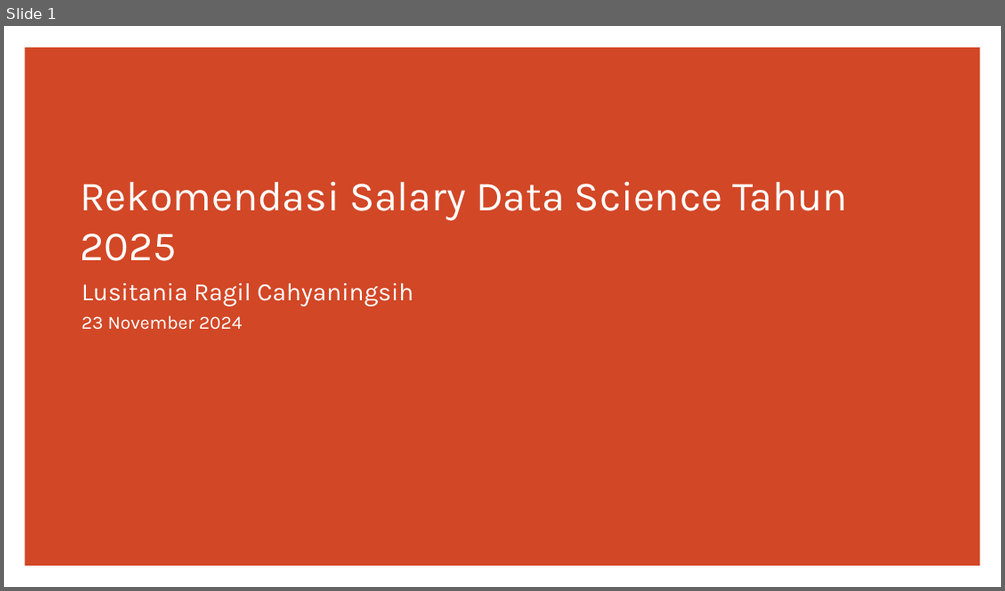
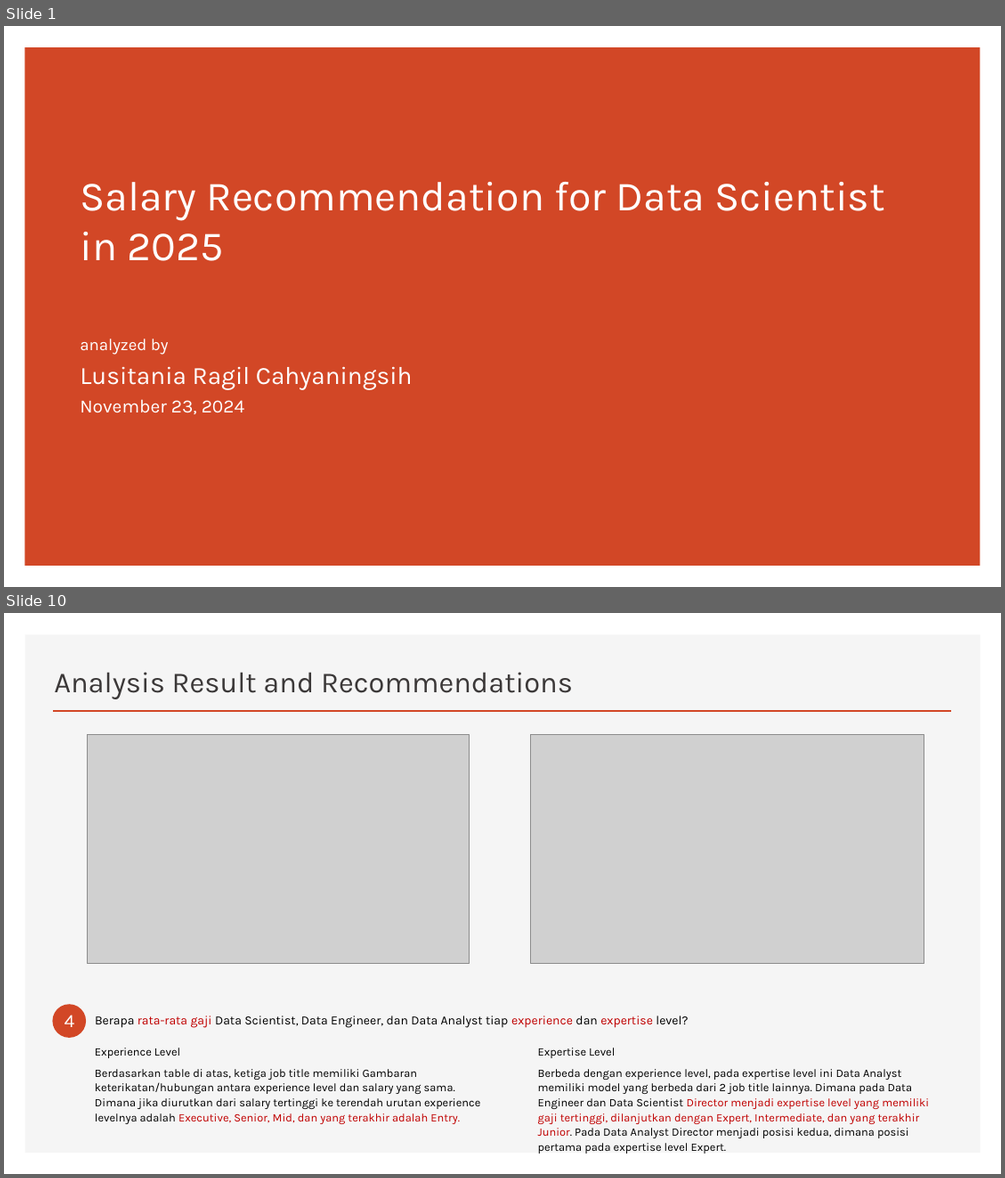
Before and after one commit to CODA-Assignment-Bay/p1-coda001-rmt-m2-lusitaniarc, a slide deck: P1M2_lusitania.pptx. Shown one above the other, each under a label of ours: slide 1 before the commit, slides 1 and 10 after it; the slides between them are not shown. The pictures are 1005x591 and 1005x1178 pixels, drawn with LibreOffice and Linux fonts; fonts in the diff are those of the drawing; grey boxes stand for pictures. Boxes give left, top, right and bottom in pixels: in the first picture for what was removed or moved away, otherwise in the second. Text is boxed around its words. In the diff, an @@ line names an element or a change of style, - is before the commit and + after.

```diff
--- a/P1M2_lusitania.pptx
+++ b/P1M2_lusitania.pptx
@@ slide 10 added at (4,613,1001,1174), background #FFFFFF @@
@@ rectangle added at (25,634,980,1153), fill #F5F5F5 @@
@@ title added at (54,672,573,699), 28 pt, text #3B3838 @@
+Analysis Result and Recommendations
@@ line added from (53, 711) to (952, 711), #D24726 2 pt @@
@@ picture added at (88,734,469,963) @@
@@ picture added at (531,734,923,963) @@
@@ ellipse added at (53,1004,86,1038), fill #D24726 @@
@@ text added at (65,1014,75,1027), 18 pt, text #FFFFFF @@
+4
@@ text added at (95,1015,688,1028), 12 pt, text #000000 @@
+Berapa rata-rata gaji Data Scientist, Data Engineer, dan Data Analyst tiap experience dan expertise level?
@@ text added at (95,1047,480,1124), 11 pt, text #000000 @@
+Experience Level
+Berdasarkan table di atas, ketiga job title memiliki Gambaran keterikatan/hubungan antara experience level dan salary yang sama. Dimana jika diurutkan dari salary tertinggi ke terendah urutan experience levelnya adalah Executive, Senior, Mid, dan yang terakhir adalah Entry.
@@ text added at (538,1047,929,1153), 11 pt, text #000000 @@
+Expertise Level
+Berbeda dengan experience level, pada expertise level ini Data Analyst memiliki model yang berbeda dari 2 job title lainnya. Dimana pada Data Engineer dan Data Scientist Director menjadi expertise level yang memiliki gaji tertinggi, dilanjutkan dengan Expert, Intermediate, dan yang terakhir Junior. Pada Data Analyst Director menjadi posisi kedua, dimana posisi pertama pada expertise level Expert.
@@ slide 1 changed as well @@
@@ title at (80,182,885,261): text changed @@
-Rekomendasi Salary Data Science Tahun 2025
+Salary Recommendation for Data Scientist
+in 2025
@@ subtitle "analyzed by": place and size @@
-subtitle "analyzed by" at (81,282,413,329)
+subtitle "analyzed by" at (80,338,413,414)
@@ subtitle at (80,338,169,354): paragraph added @@
+analyzed by
@@ subtitle at (80,399,244,414): text changed @@
-23 November 2024
+November 23, 2024
```
Also in this commit, not shown: 12 other slides added, 8 slides removed, 3 other files.
